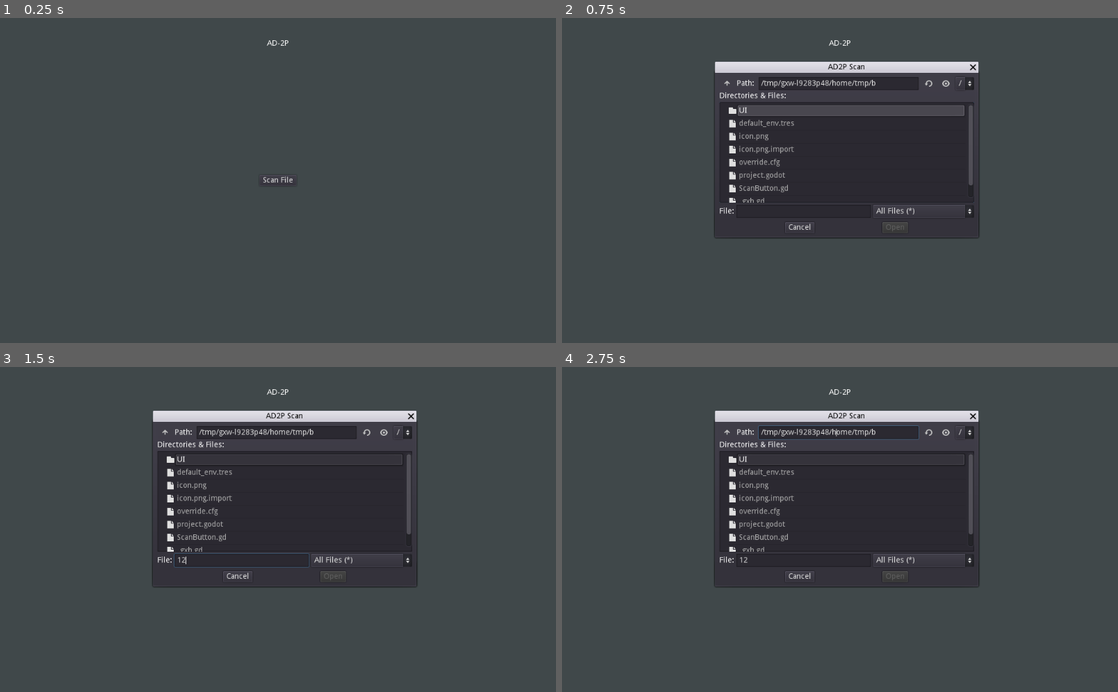
Above: before the commit, frames 1-4 (two rows, left to right).
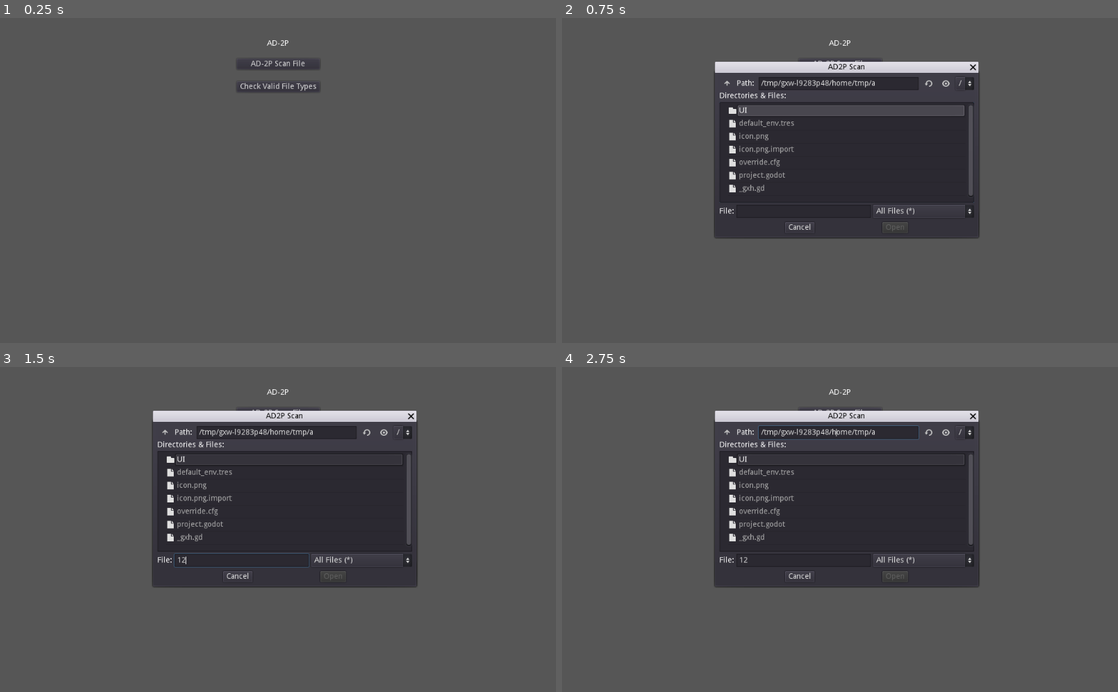
Above: after the commit, the same moments.

Repository: Zami77/AD2P_UI
Game: Godot game, scene res://UI/AD2P_UI.tscn
Two runs of this game, one before a commit and one after it. Both use one fixed random seed, a clock stepped at 60 frames per second and the inputs below.
Inputs (mouse positions are in pixels of both pictures, inside the frame that each line leads up to):
- Up to frame 1 (0.25 s): no input
- Up to frame 2 (0.75 s): click "Scan File" (after the commit: "AD-2P Scan File") at 0.5 s
- Up to frame 3 (1.5 s): click (239, 558) at 1.27 s; type "12" at 1.35 s
- Up to frame 4 (2.75 s): click (840, 435) at 2 s, where only the run after the commit has a clickable "Check Valid File Types"

The runs differ from the first frame. In frame 1, 0.4% of the frame differs, in the area x 43-57%, y 13-53%; in frame 2, 0.2%; in frame 3, 0.2%; in frame 4, 0.2%.

Commit message:
ad2p scan wip

Diff:
--- /dev/null
+++ b/AD2P_UI/UI/AD2PConstants.gd
@@ -0,0 +1,5 @@
+class_name AD2PConstants
+
+const AD2P_BASE_URI = "https://ad2p.azurewebsites.net/"
+const AD2P_GET_VALID_FILES = "ValidFiles"
+const AD2P_POST_AD2P_SCAN = "AD2PScan"
--- a/AD2P_UI/UI/AD2P_Control.gd
+++ /dev/null
@@ -1,13 +0,0 @@
-extends Control
-
-
-
-func _ready():
-	pass # Replace with function body.
-
-func ad2p_scan_file(path: String):
-	# TODO: send http request to backend with file.
-	pass
-
-func _on_FileDialog_file_selected(path: String):
-	ad2p_scan_file(path)
--- a/AD2P_UI/UI/AD2P_UI.tscn
+++ b/AD2P_UI/UI/AD2P_UI.tscn
@@ -1,7 +1,9 @@
-[gd_scene load_steps=3 format=2]
+[gd_scene load_steps=5 format=2]
 
-[ext_resource path="res://ScanButton.gd" type="Script" id=1]
-[ext_resource path="res://UI/AD2P_Control.gd" type="Script" id=2]
+[ext_resource path="res://UI/ScanButton.gd" type="Script" id=1]
+[ext_resource path="res://UI/PostAd2pScan.gd" type="Script" id=2]
+[ext_resource path="res://UI/GetValidFiles.gd" type="Script" id=3]
+[ext_resource path="res://UI/ValidFilesDialog.gd" type="Script" id=4]
 
 [node name="AD2P_UI" type="Control"]
 anchor_right = 1.0
@@ -13,7 +15,7 @@
 [node name="BG" type="ColorRect" parent="."]
 anchor_right = 1.0
 anchor_bottom = 1.0
-color = Color( 0.254902, 0.286275, 0.294118, 1 )
+color = Color( 0.341176, 0.341176, 0.341176, 1 )
 __meta__ = {
 "_edit_use_anchors_": false
 }
@@ -46,25 +48,59 @@
 "_edit_use_anchors_": false
 }
 
+[node name="GetValidFiles" type="HTTPRequest" parent="."]
+script = ExtResource( 3 )
+
+[node name="ValidFileButton" type="Button" parent="."]
+anchor_left = 0.5
+anchor_top = 1.0
+anchor_right = 0.5
+anchor_bottom = 1.0
+margin_left = -76.5
+margin_top = -483.0
+margin_right = 76.5
+margin_bottom = -463.0
+text = "Check Valid File Types"
+__meta__ = {
+"_edit_use_anchors_": false
+}
+
+[node name="PostAd2pScan" type="HTTPRequest" parent="."]
+script = ExtResource( 2 )
+
 [node name="ScanButton" type="Button" parent="."]
 anchor_left = 0.5
 anchor_top = 0.5
 anchor_right = 0.5
 anchor_bottom = 0.5
-margin_left = -34.0
-margin_top = -10.0
-margin_right = 34.0
-margin_bottom = 10.0
-text = "Scan File"
+margin_left = -76.5
+margin_top = -225.0
+margin_right = 76.5
+margin_bottom = -205.0
+text = "AD-2P Scan File"
 script = ExtResource( 1 )
 __meta__ = {
 "_edit_use_anchors_": false
 }
 
-[node name="AD2P_Control" type="Control" parent="."]
-margin_right = 40.0
-margin_bottom = 40.0
-script = ExtResource( 2 )
+[node name="ValidFilesDialog" type="AcceptDialog" parent="."]
+visible = true
+anchor_left = 0.5
+anchor_top = 0.5
+anchor_right = 0.5
+anchor_bottom = 0.5
+margin_left = -130.5
+margin_top = -63.0
+margin_right = 130.5
+margin_bottom = 63.0
+window_title = "AD-2P Valid File Types"
+dialog_autowrap = true
+script = ExtResource( 4 )
+__meta__ = {
+"_edit_use_anchors_": false
+}
 
-[connection signal="file_selected" from="FileDialog" to="AD2P_Control" method="_on_FileDialog_file_selected"]
+[connection signal="file_selected" from="FileDialog" to="PostAd2pScan" method="_on_FileDialog_file_selected"]
+[connection signal="got_valid_files" from="GetValidFiles" to="ValidFilesDialog" method="_on_GetValidFiles_got_valid_files"]
+[connection signal="pressed" from="ValidFileButton" to="GetValidFiles" method="_on_ValidFileButton_pressed"]
 [connection signal="pressed" from="ScanButton" to="ScanButton" method="_on_ScanButton_pressed"]
--- /dev/null
+++ b/AD2P_UI/UI/GetValidFiles.gd
@@ -0,0 +1,22 @@
+extends HTTPRequest
+
+signal got_valid_files(valid_files)
+
+onready var GetValidFiles: HTTPRequest = get_node("../GetValidFiles")
+
+func _ready():
+	return GetValidFiles.connect("request_completed", self, "_on_request_completed")
+
+func get_valid_files():
+	return GetValidFiles.request(AD2PConstants.AD2P_BASE_URI + AD2PConstants.AD2P_GET_VALID_FILES)
+
+func _on_request_completed(_result, response_code, _headers, body):
+	if response_code != HTTPClient.RESPONSE_OK:
+		return
+
+	var json = JSON.parse(body.get_string_from_utf8())
+	print(json.result.valid_files)
+	emit_signal("got_valid_files", String(json.result.valid_files))
+
+func _on_ValidFileButton_pressed():
+	get_valid_files()
--- /dev/null
+++ b/AD2P_UI/UI/PostAd2pScan.gd
@@ -0,0 +1,27 @@
+extends HTTPRequest
+
+signal ad2p_scan_results(scan_output)
+
+onready var PostAd2pScan: HTTPRequest = get_node("../PostAd2pScan")
+
+func _ready():
+	return PostAd2pScan.connect("request_completed", self, "_on_request_completed")
+
+func post_ad2p_scan(filepath: String):
+	var file = File.new()
+	file.open(filepath, File.READ_WRITE)
+	var file_text = file.get_as_text()
+	var resp_code = PostAd2pScan.request(AD2PConstants.AD2P_BASE_URI + AD2PConstants.AD2P_POST_AD2P_SCAN, [], true, HTTPClient.METHOD_POST, file_text)
+	return resp_code
+
+func _on_request_completed(_result, response_code, _headers, body):
+	if response_code != HTTPClient.RESPONSE_OK:
+		print("Post AD2P Scan:" + String(response_code))
+		return
+
+	var json = JSON.parse(body.get_string_from_utf8())
+	print(json.result)
+	emit_signal("ad2p_scan_results", String(json.result))
+
+func _on_FileDialog_file_selected(filepath: String):
+	post_ad2p_scan(filepath)
--- a/AD2P_UI/ScanButton.gd
+++ b/AD2P_UI/UI/ScanButton.gd
@@ -2,13 +2,5 @@
 
 onready var file_dialog: FileDialog = get_node("../FileDialog")
 
-func _ready():
-	pass
-
-
-func _process(delta):
-	pass
-
-
 func _on_ScanButton_pressed():
 	file_dialog.popup()
--- /dev/null
+++ b/AD2P_UI/UI/ValidFilesDialog.gd
@@ -0,0 +1,5 @@
+extends AcceptDialog
+
+func _on_GetValidFiles_got_valid_files(valid_files):
+	self.dialog_text = valid_files
+	self.popup()
--- a/AD2P_UI/project.godot
+++ b/AD2P_UI/project.godot
@@ -7,6 +7,16 @@
 ;   param=value ; assign values to parameters
 
 config_version=4
+
+_global_script_classes=[ {
+"base": "Reference",
+"class": "AD2PConstants",
+"language": "GDScript",
+"path": "res://UI/AD2PConstants.gd"
+} ]
+_global_script_class_icons={
+"AD2PConstants": ""
+}
 
 [application]
 
